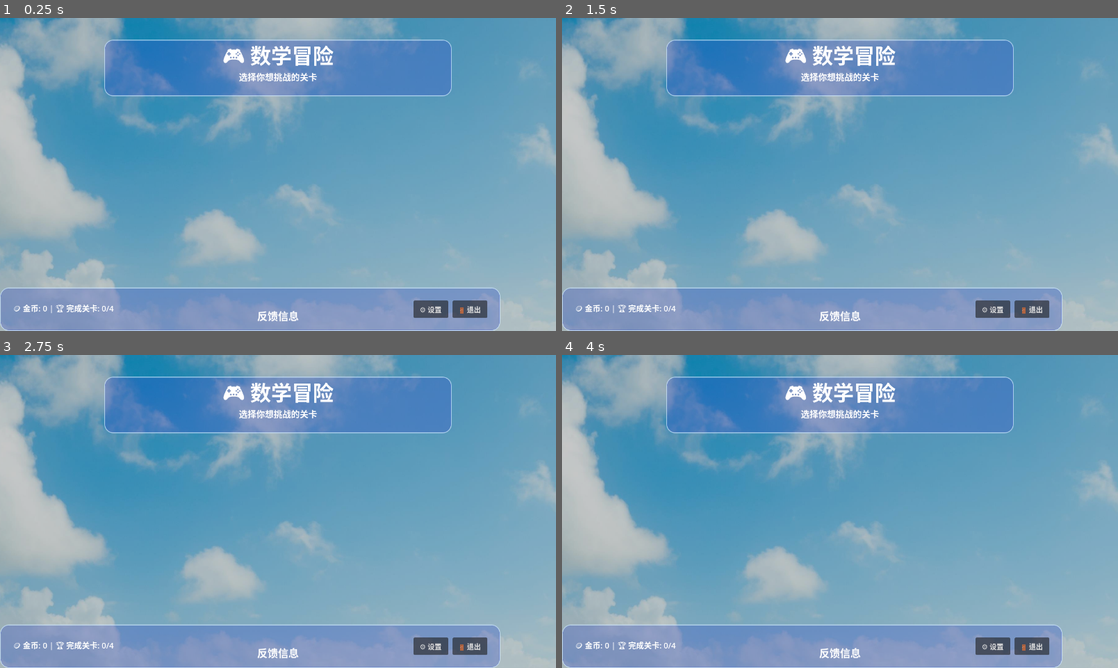
Above: before the commit, frames 1-4 (two rows, left to right).
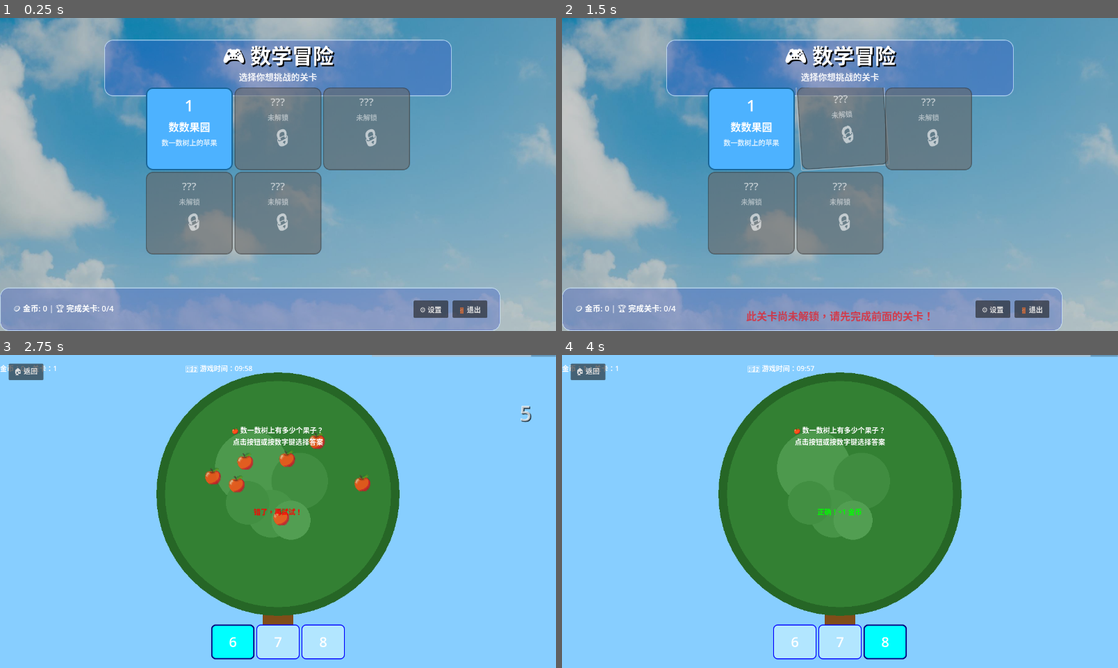
Above: after the commit, the same moments.

Repository: nimeia/MathAdventure
Game: Godot game, scene res://scenes/MainMenu.tscn
Same seed, same stepped clock (60 frames per second), same inputs: the game is played once before the commit and once after it.
Inputs (mouse positions are in pixels of both pictures, inside the frame that each line leads up to):
- Up to frame 1 (0.25 s): no input
- Up to frame 2 (1.5 s): click (751, 127) at 0.5 s, where only the run after the commit has a clickable "🔒"; click (840, 127) at 1.25 s, where only the run after the commit has a clickable "🔒"
- Up to frame 3 (2.75 s): click (233, 642) at 2 s, where only the run after the commit has a clickable "6"
- Up to frame 4 (4 s): click (840, 642) at 2.75 s, where only the run after the commit has a clickable "7"; click (884, 642) at 3.5 s, where only the run after the commit has a clickable "8"

The runs differ from the first frame. In frame 1, 21% of the frame differs, in the area x 26-74%, y 9-97%; in frame 2, 21%; in frame 3, 100%; in frame 4, 100%, in the area x 0-100%, y 0-100%.
Error before the commit: Parse Error: Used tab character for indentation instead of space as used before in the file. (res://scripts/TimerManager.gd:48)

Commit message:
修复代码格式，修复游戏进度加载问题

Diff:
--- a/scripts/BackToMenuButton.gd
+++ b/scripts/BackToMenuButton.gd
@@ -14,181 +14,181 @@
 var confirmation_dialog: AcceptDialog
 
 func _ready():
-	print("BackToMenu: 返回菜单按钮初始化")
-	setup_button()
-	connect_signals()
+    print("BackToMenu: 返回菜单按钮初始化")
+    setup_button()
+    connect_signals()
 
 # ========== 按钮设置 ==========
 func setup_button():
-	"""设置按钮外观和属性"""
-	if button_text != "":
-		text = button_text
+    """设置按钮外观和属性"""
+    if button_text != "":
+        text = button_text
 
-	# 设置按钮样式
-	add_theme_font_size_override("font_size", 16)
+    # 设置按钮样式
+    add_theme_font_size_override("font_size", 16)
 
-	# 设置鼠标悬停提示
-	tooltip_text = "返回到主菜单选择其他关卡"
+    # 设置鼠标悬停提示
+    tooltip_text = "返回到主菜单选择其他关卡"
 
 func connect_signals():
-	"""连接信号"""
-	pressed.connect(_on_button_pressed)
+    """连接信号"""
+    pressed.connect(_on_button_pressed)
 
 # ========== 事件处理 ==========
 func _on_button_pressed():
-	"""按钮被点击"""
-	print("BackToMenu: 返回按钮被点击")
+    """按钮被点击"""
+    print("BackToMenu: 返回按钮被点击")
 
-	if show_confirmation:
-		show_confirmation_dialog()
-	else:
-		go_back_to_menu()
+    if show_confirmation:
+        show_confirmation_dialog()
+    else:
+        go_back_to_menu()
 
 func show_confirmation_dialog():
-	"""显示确认对话框"""
-	if not confirmation_dialog:
-		create_confirmation_dialog()
+    """显示确认对话框"""
+    if not confirmation_dialog:
+        create_confirmation_dialog()
 
-	confirmation_dialog.popup_centered()
+    confirmation_dialog.popup_centered()
 
 func create_confirmation_dialog():
-	"""创建确认对话框"""
-	confirmation_dialog = AcceptDialog.new()
-	confirmation_dialog.dialog_text = "确定要返回主菜单吗？\n当前关卡的进度将会保存。"
-	confirmation_dialog.title = "确认返回"
-	confirmation_dialog.ok_button_text = "确定返回"
-	confirmation_dialog.add_cancel_button("继续游戏")
+    """创建确认对话框"""
+    confirmation_dialog = AcceptDialog.new()
+    confirmation_dialog.dialog_text = "确定要返回主菜单吗？\n当前关卡的进度将会保存。"
+    confirmation_dialog.title = "确认返回"
+    confirmation_dialog.ok_button_text = "确定返回"
+    confirmation_dialog.add_cancel_button("继续游戏")
 
-	# 添加到场景树
-	get_tree().current_scene.add_child(confirmation_dialog)
+    # 添加到场景树
+    get_tree().current_scene.add_child(confirmation_dialog)
 
-	# 连接信号
-	confirmation_dialog.confirmed.connect(_on_confirmation_confirmed)
-	confirmation_dialog.close_requested.connect(_on_confirmation_cancelled)
+    # 连接信号
+    confirmation_dialog.confirmed.connect(_on_confirmation_confirmed)
+    confirmation_dialog.close_requested.connect(_on_confirmation_cancelled)
 
 func _on_confirmation_confirmed():
-	"""确认返回主菜单"""
-	print("BackToMenu: 用户确认返回主菜单")
-	go_back_to_menu()
+    """确认返回主菜单"""
+    print("BackToMenu: 用户确认返回主菜单")
+    go_back_to_menu()
 
 func _on_confirmation_cancelled():
-	"""取消返回操作"""
-	print("BackToMenu: 用户取消返回操作")
+    """取消返回操作"""
+    print("BackToMenu: 用户取消返回操作")
 
 # ========== 主菜单跳转 ==========
 func go_back_to_menu():
-	"""返回主菜单"""
-	print("BackToMenu: 正在返回主菜单...")
+    """返回主菜单"""
+    print("BackToMenu: 正在返回主菜单...")
 
-	# 保存当前关卡进度
-	if save_progress:
-		save_current_progress()
+    # 保存当前关卡进度
+    if save_progress:
+        save_current_progress()
 
-	# 显示过渡效果
-	show_transition_effect()
+    # 显示过渡效果
+    show_transition_effect()
 
-	# 等待过渡效果完成后切换场景
-	await get_tree().create_timer(0.5).timeout
-	get_tree().change_scene_to_file(main_menu_scene)
+    # 等待过渡效果完成后切换场景
+    await get_tree().create_timer(0.5).timeout
+    get_tree().change_scene_to_file(main_menu_scene)
 
 func save_current_progress():
-	"""保存当前关卡进度"""
-	if TimerManager:
-		# 尝试从当前场景获取进度信息
-		var current_scene = get_tree().current_scene
-		var level_num = 1  # 默认值
-		var coins = 0
-		var health_time = 0
+    """保存当前关卡进度"""
+    if TimerManager:
+        # 尝试从当前场景获取进度信息
+        var current_scene = get_tree().current_scene
+        var level_num = 1  # 默认值
+        var coins = 0
+        var health_time = 0
 
-		# 尝试获取关卡管理器信息
-		if current_scene.has_method("get_level_number"):
-			level_num = current_scene.get_level_number()
+        # 尝试获取关卡管理器信息
+        if current_scene.has_method("get_level_number"):
+            level_num = current_scene.get_level_number()
 
-		if current_scene.has_method("get_coins"):
-			coins = current_scene.get_coins()
+        if current_scene.has_method("get_coins"):
+            coins = current_scene.get_coins()
 
-		if current_scene.has_method("get_health_time"):
-			health_time = current_scene.get_health_time()
+        if current_scene.has_method("get_health_time"):
+            health_time = current_scene.get_health_time()
 
-		# 更新进度
-		TimerManager.update_game_progress(level_num, coins, health_time)
-		print("BackToMenu: 进度已保存 - 关卡: %d, 金币: %d, 健康时长: %d" % [level_num, coins, health_time])
+        # 更新进度
+        TimerManager.update_game_progress(level_num, coins, health_time)
+        print("BackToMenu: 进度已保存 - 关卡: %d, 金币: %d, 健康时长: %d" % [level_num, coins, health_time])
 
 func show_transition_effect():
-	"""显示过渡效果"""
-	# 创建淡出效果
-	var fade_overlay = ColorRect.new()
-	fade_overlay.color = Color.BLACK
-	fade_overlay.color.a = 0.0
-	fade_overlay.set_anchors_and_offsets_preset(Control.PRESET_FULL_RECT)
-	fade_overlay.z_index = 100
+    """显示过渡效果"""
+    # 创建淡出效果
+    var fade_overlay = ColorRect.new()
+    fade_overlay.color = Color.BLACK
+    fade_overlay.color.a = 0.0
+    fade_overlay.set_anchors_and_offsets_preset(Control.PRESET_FULL_RECT)
+    fade_overlay.z_index = 100
 
-	# 添加到当前场景的根节点
-	get_tree().current_scene.add_child(fade_overlay)
+    # 添加到当前场景的根节点
+    get_tree().current_scene.add_child(fade_overlay)
 
-	# 淡出动画
-	var tween = create_tween()
-	tween.tween_property(fade_overlay, "color:a", 1.0, 0.5)
+    # 淡出动画
+    var tween = create_tween()
+    tween.tween_property(fade_overlay, "color:a", 1.0, 0.5)
 
 # ========== 键盘快捷键 ==========
 func _input(event):
-	"""处理键盘快捷键"""
-	if event is InputEventKey and event.pressed:
-		match event.keycode:
-			KEY_ESCAPE:
-				# ESC 键触发返回菜单
-				if visible and not disabled:
-					_on_button_pressed()
+    """处理键盘快捷键"""
+    if event is InputEventKey and event.pressed:
+        match event.keycode:
+            KEY_ESCAPE:
+                # ESC 键触发返回菜单
+                if visible and not disabled:
+                    _on_button_pressed()
 
 # ========== 静态方法 ==========
 static func create_back_button(parent_node: Node, position: Vector2 = Vector2(20, 20)) -> BackToMenuButton:
-	"""静态方法：创建返回按钮并添加到指定父节点"""
-	var back_button = BackToMenuButton.new()
-	back_button.position = position
-	back_button.size = Vector2(80, 30)
-	parent_node.add_child(back_button)
-	return back_button
+    """静态方法：创建返回按钮并添加到指定父节点"""
+    var back_button = BackToMenuButton.new()
+    back_button.position = position
+    back_button.size = Vector2(80, 30)
+    parent_node.add_child(back_button)
+    return back_button
 
 static func add_back_functionality_to_button(button: Button, show_confirm: bool = true) -> void:
-	"""静态方法：为现有按钮添加返回功能"""
-	if not button:
-		print("错误：无效的按钮节点")
-		return
+    """静态方法：为现有按钮添加返回功能"""
+    if not button:
+        print("错误：无效的按钮节点")
+        return
 
-	# 创建返回处理器
-	var handler = func():
-		var back_handler = BackToMenuButton.new()
-		back_handler.show_confirmation = show_confirm
+    # 创建返回处理器
+    var handler = func():
+        var back_handler = BackToMenuButton.new()
+        back_handler.show_confirmation = show_confirm
 
-		# 添加到按钮的父节点（临时）
-		button.get_parent().add_child(back_handler)
+        # 添加到按钮的父节点（临时）
+        button.get_parent().add_child(back_handler)
 
-		# 触发返回操作
-		back_handler._on_button_pressed()
+        # 触发返回操作
+        back_handler._on_button_pressed()
 
-		# 移除临时节点
-		back_handler.queue_free()
+        # 移除临时节点
+        back_handler.queue_free()
 
-	# 连接按钮信号
-	if not button.pressed.is_connected(handler):
-		button.pressed.connect(handler)
+    # 连接按钮信号
+    if not button.pressed.is_connected(handler):
+        button.pressed.connect(handler)
 
 # ========== 调试功能 ==========
 func _notification(what):
-	"""处理节点通知"""
-	match what:
-		NOTIFICATION_VISIBILITY_CHANGED:
-			if visible:
-				print("BackToMenu: 返回按钮可见")
-			else:
-				print("BackToMenu: 返回按钮隐藏")
+    """处理节点通知"""
+    match what:
+        NOTIFICATION_VISIBILITY_CHANGED:
+            if visible:
+                print("BackToMenu: 返回按钮可见")
+            else:
+                print("BackToMenu: 返回按钮隐藏")
 
 func set_enabled(enabled: bool):
-	"""设置按钮启用状态"""
-	disabled = not enabled
-	modulate.a = 1.0 if enabled else 0.5
+    """设置按钮启用状态"""
+    disabled = not enabled
+    modulate.a = 1.0 if enabled else 0.5
 
 func set_menu_scene_path(path: String):
-	"""设置主菜单场景路径"""
-	main_menu_scene = path
-	print("BackToMenu: 主菜单场景路径设置为 %s" % path)
+    """设置主菜单场景路径"""
+    main_menu_scene = path
+    print("BackToMenu: 主菜单场景路径设置为 %s" % path)
--- a/scripts/Level2Manager.gd
+++ b/scripts/Level2Manager.gd
@@ -546,10 +546,10 @@
 
 # ========== 数据保存 ==========
 func save_progress():
-        """保存游戏进度"""
-        if TimerManager:
-                # 使用 current_level + 1 直接解锁下一关，防止未点击按钮时进度丢失
-                TimerManager.update_game_progress(current_level + 1, coins, correct_answers)
+		"""保存游戏进度"""
+		if TimerManager:
+				# 使用 current_level + 1 直接解锁下一关，防止未点击按钮时进度丢失
+				TimerManager.update_game_progress(current_level + 1, coins, correct_answers)
 
 # ========== 工具函数 ==========
 func get_comparison_symbol_text(comparison: ComparisonButton.ComparisonType) -> String:
--- a/scripts/MainMenuManager.gd
+++ b/scripts/MainMenuManager.gd
@@ -142,147 +142,147 @@
 
 # ========== 进度管理 ==========
 func load_player_progress():
-    """加载玩家进度"""
-    # 先尝试读取主菜单自己的持久化记录
-    var local_progress = _load_local_progress()
-    if local_progress.size() > 0:
-        player_progress = local_progress.get("progress", {})
-        total_coins = local_progress.get("coins", 0)
-        print("MainMenu: 从本地保存加载进度 - 金币: %d, 已完成关卡: %d" % [total_coins, player_progress.size()])
-
-    # 始终与 TimerManager 持久化数据同步，避免本地存档滞后导致进度丢失
-    if TimerManager:
-        var save_data = TimerManager.load_game_progress()
-        var highest_level = max(TimerManager.saved_level, save_data.get("level", 1))
-        var synced_coins = save_data.get("coins", total_coins)
-        var completed_level = max(highest_level - 1, 0)
-
-        var updated = false
-
-        # 使用更高的金币数值
-        if synced_coins > total_coins:
-            total_coins = synced_coins
-            updated = true
-
-        # 根据最高解锁关卡补齐已完成关卡，防止旧本地文件覆盖最新进度
-        for i in range(completed_level):
-            var level_num = i + 1
-            if not player_progress.has(level_num) or not player_progress[level_num].get("completed", false):
-                player_progress[level_num] = {
-                    "completed": true,
-                    "stars": player_progress.get(level_num, {}).get("stars", 3)
-                }
-                updated = true
-
-        if updated:
-            print("MainMenu: 已根据存档同步进度 - 解锁到第 %d 关, 金币 %d" % [highest_level, total_coins])
-            _save_local_progress()
-    else:
-        print("MainMenu: TimerManager 不可用，使用本地存档")
-
-    # 如果没有任何数据，至少保存一次默认进度
-    if player_progress.is_empty() and not FileAccess.file_exists(PROGRESS_SAVE_PATH):
-        _save_local_progress()
-
-    if DEBUG_AUTO_UNLOCK:
-        # 临时解锁关卡用于测试
-        if not player_progress.has(1):
-            player_progress[1] = {
-                "completed": true,
-                "stars": 3
-            }
-            print("MainMenu: 临时标记第一关为已完成，解锁第二关")
-
-        # 临时解锁第三关用于测试（开发期间）
-        if not player_progress.has(2):
-            player_progress[2] = {
-                "completed": true,
-                "stars": 3
-            }
-            print("MainMenu: 临时标记第二关为已完成，解锁第三关")
-
-        # 临时解锁第四关用于测试（开发期间）
-        if not player_progress.has(3):
-            player_progress[3] = {
-                "completed": true,
-                "stars": 3
-            }
-            print("MainMenu: 临时标记第三关为已完成，解锁第四关")
-
-        update_stats_display()
+	"""加载玩家进度"""
+	# 先尝试读取主菜单自己的持久化记录
+	var local_progress = _load_local_progress()
+	if local_progress.size() > 0:
+		player_progress = local_progress.get("progress", {})
+		total_coins = local_progress.get("coins", 0)
+		print("MainMenu: 从本地保存加载进度 - 金币: %d, 已完成关卡: %d" % [total_coins, player_progress.size()])
+
+	# 始终与 TimerManager 持久化数据同步，避免本地存档滞后导致进度丢失
+	if TimerManager:
+		var save_data = TimerManager.load_game_progress()
+		var highest_level = max(TimerManager.saved_level, save_data.get("level", 1))
+		var synced_coins = save_data.get("coins", total_coins)
+		var completed_level = max(highest_level - 1, 0)
+
+		var updated = false
+
+		# 使用更高的金币数值
+		if synced_coins > total_coins:
+			total_coins = synced_coins
+			updated = true
+
+		# 根据最高解锁关卡补齐已完成关卡，防止旧本地文件覆盖最新进度
+		for i in range(completed_level):
+			var level_num = i + 1
+			if not player_progress.has(level_num) or not player_progress[level_num].get("completed", false):
+				player_progress[level_num] = {
+					"completed": true,
+					"stars": player_progress.get(level_num, {}).get("stars", 3)
+				}
+				updated = true
+
+		if updated:
+			print("MainMenu: 已根据存档同步进度 - 解锁到第 %d 关, 金币 %d" % [highest_level, total_coins])
+			_save_local_progress()
+	else:
+		print("MainMenu: TimerManager 不可用，使用本地存档")
+
+	# 如果没有任何数据，至少保存一次默认进度
+	if player_progress.is_empty() and not FileAccess.file_exists(PROGRESS_SAVE_PATH):
+		_save_local_progress()
+
+	if DEBUG_AUTO_UNLOCK:
+		# 临时解锁关卡用于测试
+		if not player_progress.has(1):
+			player_progress[1] = {
+				"completed": true,
+				"stars": 3
+			}
+			print("MainMenu: 临时标记第一关为已完成，解锁第二关")
+
+		# 临时解锁第三关用于测试（开发期间）
+		if not player_progress.has(2):
+			player_progress[2] = {
+				"completed": true,
+				"stars": 3
+			}
+			print("MainMenu: 临时标记第二关为已完成，解锁第三关")
+
+		# 临时解锁第四关用于测试（开发期间）
+		if not player_progress.has(3):
+			player_progress[3] = {
+				"completed": true,
+				"stars": 3
+			}
+			print("MainMenu: 临时标记第三关为已完成，解锁第四关")
+
+		update_stats_display()
 
 func save_player_progress():
-        """保存玩家进度"""
-        if TimerManager:
-                # 这里可以保存更详细的进度信息
-                var highest_level = get_highest_unlocked_level()
-                TimerManager.update_game_progress(highest_level, total_coins, 0)
-
-        # 同步保存主菜单的完整进度信息（包含每关完成状态）
-        _save_local_progress()
+		"""保存玩家进度"""
+		if TimerManager:
+				# 这里可以保存更详细的进度信息
+				var highest_level = get_highest_unlocked_level()
+				TimerManager.update_game_progress(highest_level, total_coins, 0)
+
+		# 同步保存主菜单的完整进度信息（包含每关完成状态）
+		_save_local_progress()
 
 func _save_local_progress():
-        """将主菜单进度保存到本地文件"""
-        var save_file = FileAccess.open(PROGRESS_SAVE_PATH, FileAccess.WRITE)
-        if save_file == null:
-                print("MainMenu: 无法写入本地进度文件")
-                return
-
-        # JSON键需要为字符串，保存时确保键被转换
-        var serialized_progress = {}
-        for level_num in player_progress.keys():
-                serialized_progress[str(level_num)] = player_progress[level_num]
-
-        var save_data = {
-                "coins": total_coins,
-                "progress": serialized_progress,
-                "timestamp": Time.get_unix_time_from_system()
-        }
-
-        save_file.store_string(JSON.stringify(save_data))
-        save_file.close()
-        print("MainMenu: 本地进度已保存 (关卡: %d, 金币: %d)" % [player_progress.size(), total_coins])
+		"""将主菜单进度保存到本地文件"""
+		var save_file = FileAccess.open(PROGRESS_SAVE_PATH, FileAccess.WRITE)
+		if save_file == null:
+				print("MainMenu: 无法写入本地进度文件")
+				return
+
+		# JSON键需要为字符串，保存时确保键被转换
+		var serialized_progress = {}
+		for level_num in player_progress.keys():
+				serialized_progress[str(level_num)] = player_progress[level_num]
+
+		var save_data = {
+				"coins": total_coins,
+				"progress": serialized_progress,
+				"timestamp": Time.get_unix_time_from_system()
+		}
+
+		save_file.store_string(JSON.stringify(save_data))
+		save_file.close()
+		print("MainMenu: 本地进度已保存 (关卡: %d, 金币: %d)" % [player_progress.size(), total_coins])
 
 func _load_local_progress() -> Dictionary:
-        """加载主菜单的本地进度文件"""
-        if not FileAccess.file_exists(PROGRESS_SAVE_PATH):
-                return {}
-
-        var save_file = FileAccess.open(PROGRESS_SAVE_PATH, FileAccess.READ)
-        if save_file == null:
-                print("MainMenu: 无法读取本地进度文件")
-                return {}
-
-        var json_text = save_file.get_as_text()
-        save_file.close()
-
-        var json = JSON.new()
-        var result = json.parse(json_text)
-        if result != OK:
-                print("MainMenu: 本地进度文件格式错误")
-                return {}
-
-        var data = json.data
-        var raw_progress: Dictionary = data.get("progress", {})
-        var restored_progress = {}
-
-        for key in raw_progress.keys():
-                var level_num = int(key)
-                restored_progress[level_num] = raw_progress[key]
-
-        return {
-                "coins": int(data.get("coins", 0)),
-                "progress": restored_progress
-        }
+		"""加载主菜单的本地进度文件"""
+		if not FileAccess.file_exists(PROGRESS_SAVE_PATH):
+				return {}
+
+		var save_file = FileAccess.open(PROGRESS_SAVE_PATH, FileAccess.READ)
+		if save_file == null:
+				print("MainMenu: 无法读取本地进度文件")
+				return {}
+
+		var json_text = save_file.get_as_text()
+		save_file.close()
+
+		var json = JSON.new()
+		var result = json.parse(json_text)
+		if result != OK:
+				print("MainMenu: 本地进度文件格式错误")
+				return {}
+
+		var data = json.data
+		var raw_progress: Dictionary = data.get("progress", {})
+		var restored_progress = {}
+
+		for key in raw_progress.keys():
+				var level_num = int(key)
+				restored_progress[level_num] = raw_progress[key]
+
+		return {
+				"coins": int(data.get("coins", 0)),
+				"progress": restored_progress
+		}
 
 func setup_settings_dialog():
-        """设置对话框事件"""
-        if settings_dialog:
-                settings_dialog.confirmed.connect(_on_settings_dialog_confirmed)
+	"""设置对话框事件"""
+	if settings_dialog:
+			settings_dialog.confirmed.connect(_on_settings_dialog_confirmed)
 
 func get_highest_unlocked_level() -> int:
-        """获取最高解锁关卡"""
-        var highest = 1
+	"""获取最高解锁关卡"""
+	var highest = 1
 	for level_num in player_progress.keys():
 		if player_progress[level_num].get("completed", false):
 			highest = max(highest, level_num + 1)
@@ -395,15 +395,15 @@
 	show_feedback("已清空游戏记录，从零开始冒险吧！", Color.GREEN)
 
 func reset_progress_data():
-        """重置本地的关卡进度数据"""
-        player_progress.clear()
-        total_coins = 0
-        update_unlock_status()
-        update_stats_display()
-
-        # 删除本地保存的进度文件
-        if FileAccess.file_exists(PROGRESS_SAVE_PATH):
-                DirAccess.remove_absolute(PROGRESS_SAVE_PATH)
+		"""重置本地的关卡进度数据"""
+		player_progress.clear()
+		total_coins = 0
+		update_unlock_status()
+		update_stats_display()
+
+		# 删除本地保存的进度文件
+		if FileAccess.file_exists(PROGRESS_SAVE_PATH):
+				DirAccess.remove_absolute(PROGRESS_SAVE_PATH)
 
 func _on_exit_pressed():
 	"""退出按钮点击"""
--- a/scripts/TimerManager.gd
+++ b/scripts/TimerManager.gd
@@ -3,23 +3,23 @@
 # 管理游戏时长、休息时间以及相关状态
 
 # ========== 健康游戏时长常量 ==========
-const GAME_TIME_LIMIT = 600.0  # 单次游戏时长上限（10分钟，单位：秒）
-const REST_TIME_REQUIRED = 600.0  # 强制休息时长（10分钟，单位：秒）
-const SAVE_FILE_PATH = "user://game_progress.save"  # 游戏进度保存路径
+const GAME_TIME_LIMIT = 600.0 # 单次游戏时长上限（10分钟，单位：秒）
+const REST_TIME_REQUIRED = 600.0 # 强制休息时长（10分钟，单位：秒）
+const SAVE_FILE_PATH = "user://game_progress.save" # 游戏进度保存路径
 
 # ========== 游戏状态枚举 ==========
 enum GameState {
-	PLAYING,     # 正常游戏中
-	TIME_UP,     # 游戏时间耗尽
-	RESTING,     # 休息中
+	PLAYING, # 正常游戏中
+	TIME_UP, # 游戏时间耗尽
+	RESTING, # 休息中
 	REST_COMPLETE # 休息完成，可以继续游戏
 }
 
 # ========== 状态变量 ==========
 var current_state: GameState = GameState.PLAYING
-var game_time_remaining: float = GAME_TIME_LIMIT  # 游戏剩余时间
-var rest_time_remaining: float = 0.0  # 休息剩余时间
-var is_timer_active: bool = false  # 计时器是否激活
+var game_time_remaining: float = GAME_TIME_LIMIT # 游戏剩余时间
+var rest_time_remaining: float = 0.0 # 休息剩余时间
+var is_timer_active: bool = false # 计时器是否激活
 
 # ========== 保存的游戏数据 ==========
 var saved_level: int = 1
@@ -27,23 +27,23 @@
 var saved_correct_answers: int = 0
 
 # ========== 信号定义 ==========
-signal game_time_updated(time_remaining: float)  # 游戏时间更新
-signal rest_time_updated(time_remaining: float)  # 休息时间更新
-signal game_time_expired()  # 游戏时间耗尽
-signal rest_time_completed()  # 休息时间完成
-signal state_changed(new_state: GameState)  # 状态改变
+signal game_time_updated(time_remaining: float) # 游戏时间更新
+signal rest_time_updated(time_remaining: float) # 休息时间更新
+signal game_time_expired() # 游戏时间耗尽
+signal rest_time_completed() # 休息时间完成
+signal state_changed(new_state: GameState) # 状态改变
 
 func _ready():
-        print("TimerManager 初始化完成")
-        # 启动时检查是否有未完成的休息时间
-        load_timer_state()
+	print("TimerManager 初始化完成")
+	# 启动时检查是否有未完成的休息时间
+	load_timer_state()
 
 func _notification(what):
-        """在应用退出前保存进度和计时状态，防止数据丢失"""
-        match what:
-                NOTIFICATION_WM_CLOSE_REQUEST, NOTIFICATION_APPLICATION_EXIT, NOTIFICATION_EXIT_TREE:
-                        save_game_progress()
-                        save_timer_state()
+	"""在应用退出前保存进度和计时状态，防止数据丢失"""
+	match what:
+		NOTIFICATION_WM_CLOSE_REQUEST,  NOTIFICATION_EXIT_TREE:
+			save_game_progress()
+			save_timer_state()
 
 func _process(delta):
 	if not is_timer_active:
@@ -192,7 +192,7 @@
 	print("游戏进度已保存: 关卡 %d, 金币 %d" % [saved_level, saved_coins])
 
 func load_game_progress() -> Dictionary:
-        """加载游戏进度并同步内部状态"""
+	"""加载游戏进度并同步内部状态"""
 	if not FileAccess.file_exists(SAVE_FILE_PATH):
 		print("没有找到游戏进度文件")
 		return {}
@@ -211,25 +211,26 @@
 		print("游戏进度文件格式错误")
 		return {}
 
-        var save_data = json.data
-
-        # 同步内部缓存，避免旧状态覆盖最新进度
-        saved_level = int(save_data.get("level", saved_level))
-        saved_coins = int(save_data.get("coins", saved_coins))
-        saved_correct_answers = int(save_data.get("correct_answers", saved_correct_answers))
-
-        print("游戏进度已加载: 关卡 %d, 金币 %d" % [saved_level, saved_coins])
-        return save_data
+		var save_data = json.data
+
+		# 同步内部缓存，避免旧状态覆盖最新进度
+		saved_level = int(save_data.get("level", saved_level))
+		saved_coins = int(save_data.get("coins", saved_coins))
+		saved_correct_answers = int(save_data.get("correct_answers", saved_correct_answers))
+
+		print("游戏进度已加载: 关卡 %d, 金币 %d" % [saved_level, saved_coins])
+		return save_data
+	return json.data
 
 func update_game_progress(level: int, coins: int, correct_answers: int = 0):
-        """更新游戏进度数据"""
-        # 防止较低进度覆盖更高进度
-        saved_level = max(saved_level, level)
-        saved_coins = max(saved_coins, coins)
-        saved_correct_answers = max(saved_correct_answers, correct_answers)
-
-        print("更新游戏进度: 关卡 %d, 金币 %d" % [saved_level, saved_coins])
-        save_game_progress()
+		"""更新游戏进度数据"""
+		# 防止较低进度覆盖更高进度
+		saved_level = max(saved_level, level)
+		saved_coins = max(saved_coins, coins)
+		saved_correct_answers = max(saved_correct_answers, correct_answers)
+
+		print("更新游戏进度: 关卡 %d, 金币 %d" % [saved_level, saved_coins])
+		save_game_progress()
 
 func clear_all_saved_data():
 	"""清空所有保存的游戏与计时数据"""
@@ -251,26 +252,6 @@
 	emit_signal("state_changed", current_state)
 	print("所有游戏记录已清除")
 
-func clear_all_saved_data():
-	"""清空所有保存的游戏与计时数据"""
-	saved_level = 1
-	saved_coins = 0
-	saved_correct_answers = 0
-	game_time_remaining = GAME_TIME_LIMIT
-	rest_time_remaining = 0.0
-	current_state = GameState.PLAYING
-	is_timer_active = false
-
-	var save_paths = [SAVE_FILE_PATH, "user://timer_state.save"]
-	for path in save_paths:
-		if FileAccess.file_exists(path):
-			var error = DirAccess.remove_absolute(path)
-			if error != OK:
-				print("无法删除保存文件: %s" % path)
-
-	emit_signal("state_changed", current_state)
-	print("所有游戏记录已清除")
-
 # ========== 计时器状态持久化 ==========
 func save_timer_state():
 	"""保存计时器状态到本地"""
